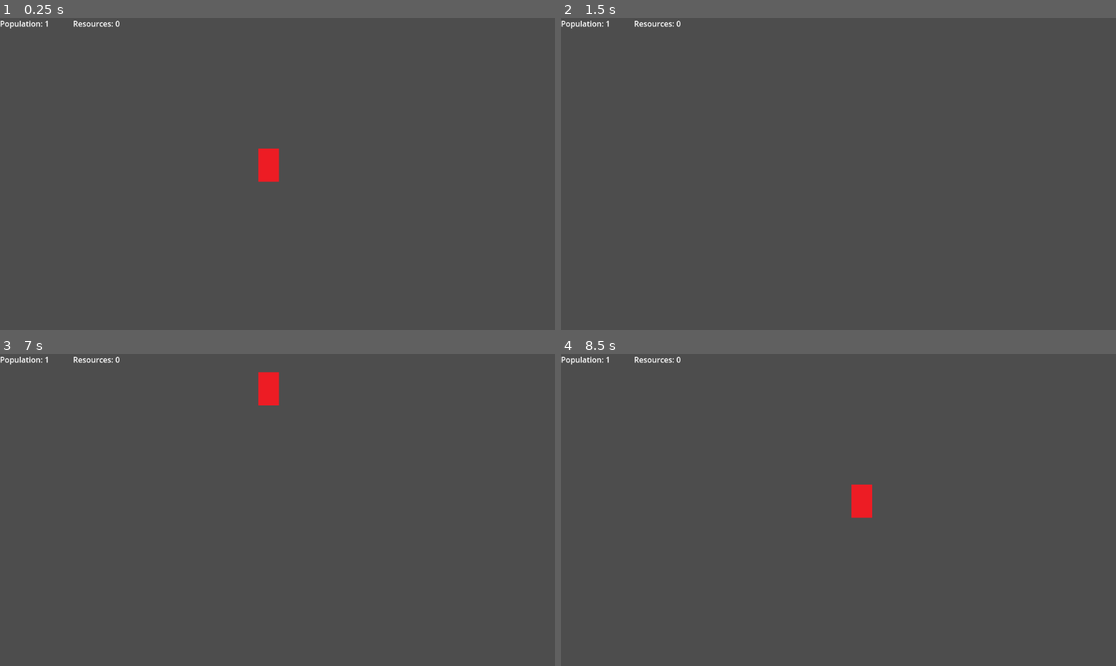
Above: before the commit, frames 1-4 (two rows, left to right).
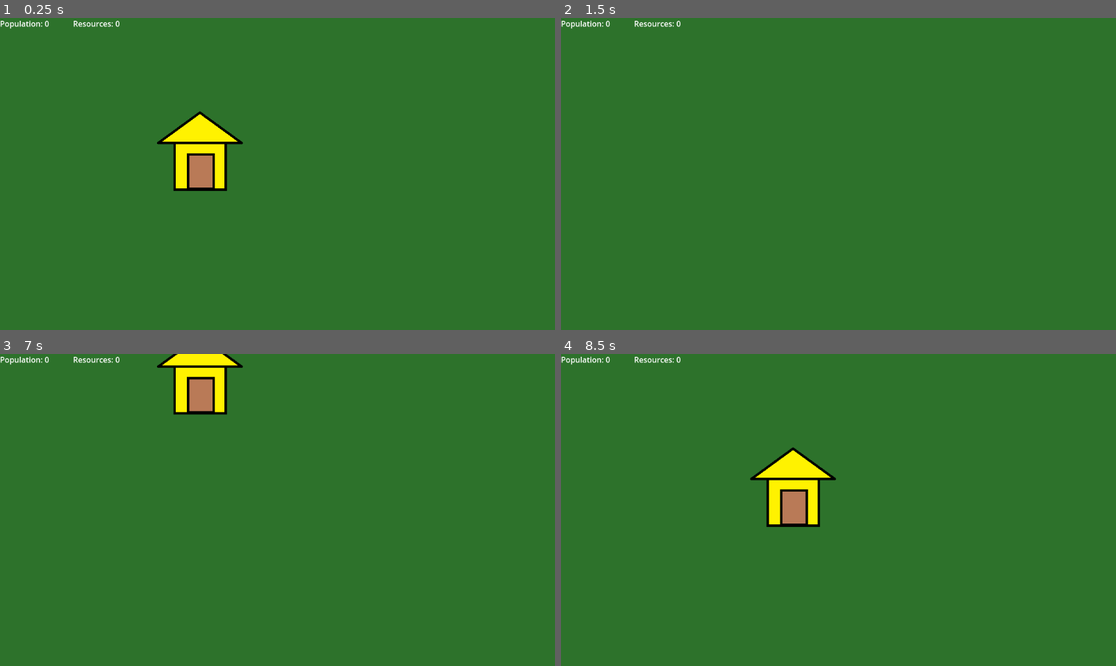
Above: after the commit, the same moments.

Repository: slowingwand28/Godot-Projects
Game: Godot game, scene res://World/world.tscn
The game is run twice, just before and just after one commit, with the same random seed, the same clock (stepped at 60 frames per second) and the same inputs. The project has no main scene, so this scene is started directly.
Inputs (mouse positions are in pixels of both pictures, inside the frame that each line leads up to):
- Up to frame 1 (0.25 s): no input
- Up to frame 2 (1.5 s): tap Enter at 0.5 s; move the mouse to (960, 158) at 0.52 s; hold S (Camera Down) 0.53-1.28 s; tap A (Camera Left) at 0.8, 1.35 s; tap Space at 1.25 s; move the mouse to (727, 189) at 1.27 s
- Up to frame 3 (7 s): tap D (Camera Right) at 1.55, 5.3, 5.85 s; tap Enter at 2, 3.5 s; move the mouse to (333, 441) at 2.02 s; hold D (Camera Right) 2.03-2.78 s; tap W (Camera Up) at 2.3, 2.85, 6.05 s; tap Space at 2.75, 4.25 s; move the mouse to (249, 572) at 2.77 s; click (249, 572) at 3.05 s; move the mouse to (444, 556) at 3.52 s; press the mouse at (444, 556) at 3.53 s; tap S (Camera Down) at 3.8, 4.35 s; move the mouse to (111, 463) at 4.27 s; release the mouse at (111, 463) at 4.28 s; tap A (Camera Left) at 4.55 s; move the mouse to (305, 510) at 5.02 s; hold A (Camera Left) 5.03-5.78 s; move the mouse to (194, 432) at 5.77 s; move the mouse to (399, 494) at 6.52 s; hold W (Camera Up) from 6.53 s (still down); click (399, 494) at 6.8 s
- Up to frame 4 (8.5 s): move the mouse to (727, 525) at 7.27 s; release W (Camera Up) at 7.28 s; click (727, 525) at 7.35 s; tap S (Camera Down) at 7.55 s; move the mouse to (894, 441) at 8.02 s; hold Right mouse button (RightClick) from 8.03 s (still down); tap A (Camera Left) at 8.3 s

The runs differ from the first frame. In frame 1, 100% of the frame differs, in the area x 0-100%, y 0-100%; in frame 2, 100%; in frame 3, 100%; in frame 4, 100%.

Commit message:
created unit spawner and can click on individual units

Diff:
--- /dev/null
+++ b/rts-game/Faction1/Test unit spawner/unit_spawner.gd
@@ -0,0 +1,20 @@
+extends StaticBody2D
+
+var mouseEntered = false
+@onready var select = $Box
+var selected = false
+
+func _process(delta: float) -> void:
+	select.visible = selected
+
+func _input(event: InputEvent) -> void:
+	if (event.is_action_pressed("LeftClick")) and (mouseEntered == true):
+		selected = !selected
+		if selected == true:
+			Game.spawnUnit()
+
+func _on_mouse_entered() -> void:
+	mouseEntered = true
+
+func _on_mouse_exited() -> void:
+	mouseEntered = false
--- /dev/null
+++ b/rts-game/Faction1/Test unit spawner/unit_spawner.tscn
@@ -0,0 +1,39 @@
+[gd_scene load_steps=5 format=3 uid="uid://cd7a8u71o5lap"]
+
+[ext_resource type="Script" path="res://Faction1/Test unit spawner/unit_spawner.gd" id="1_qakxe"]
+[ext_resource type="Texture2D" uid="uid://qq1gn6ax56m0" path="res://Faction1/Test unit spawner/Test Building.png" id="1_repii"]
+
+[sub_resource type="RectangleShape2D" id="RectangleShape2D_hunp0"]
+size = Vector2(110.5, 101.5)
+
+[sub_resource type="StyleBoxFlat" id="StyleBoxFlat_2iig5"]
+bg_color = Color(0.6, 0.6, 0.6, 0)
+border_width_left = 10
+border_width_top = 10
+border_width_right = 10
+border_width_bottom = 10
+border_color = Color(0.180392, 0.239216, 0.878431, 1)
+border_blend = true
+
+[node name="Unit Spawner" type="StaticBody2D"]
+input_pickable = true
+script = ExtResource("1_qakxe")
+
+[node name="Sprite2D" type="Sprite2D" parent="."]
+position = Vector2(381, 212)
+texture = ExtResource("1_repii")
+
+[node name="CollisionShape2D" type="CollisionShape2D" parent="."]
+position = Vector2(377.75, 233.75)
+shape = SubResource("RectangleShape2D_hunp0")
+
+[node name="Box" type="Panel" parent="."]
+offset_left = 287.0
+offset_top = 118.0
+offset_right = 468.0
+offset_bottom = 285.0
+mouse_filter = 1
+theme_override_styles/panel = SubResource("StyleBoxFlat_2iig5")
+
+[connection signal="mouse_entered" from="." to="." method="_on_mouse_entered"]
+[connection signal="mouse_exited" from="." to="." method="_on_mouse_exited"]
--- a/rts-game/Faction1/Test unit/unit.gd
+++ b/rts-game/Faction1/Test unit/unit.gd
@@ -3,8 +3,9 @@
 @export var selected = false
 @onready var box = $Box
 @onready var target = position
+@export var speed = 200.0
 var follow_cursor = false
-var speed = 150.0
+var mouseEntered = false
 
 func _ready() -> void:
 	set_selected(selected)
@@ -15,6 +16,12 @@
 	box.visible = value
 
 func _input(event: InputEvent) -> void:
+	if (event.is_action_pressed("LeftClick")) and (mouseEntered == true):
+		if selected == false:
+			set_selected(true)
+		else:
+			set_selected(false)
+
 	if event.is_action_pressed("RightClick"):
 		follow_cursor = true
 	if event.is_action_released("RightClick"):
@@ -25,5 +32,11 @@
 		if selected:
 			target = get_global_mouse_position()
 	velocity = position.direction_to(target) * speed
-	if position.distance_to(target) > 15:
+	if position.distance_to(target) > 10:
 		move_and_slide()
+
+func _on_mouse_entered() -> void:
+	mouseEntered = true
+
+func _on_mouse_exited() -> void:
+	mouseEntered = false
--- a/rts-game/Faction1/Test unit/unit.tscn
+++ b/rts-game/Faction1/Test unit/unit.tscn
@@ -13,9 +13,10 @@
 border_width_right = 5
 border_width_bottom = 5
 border_color = Color(0.180392, 0.239216, 0.878431, 1)
-border_blend = true
 
 [node name="Unit" type="CharacterBody2D" groups=["Friendly Units"]]
+y_sort_enabled = true
+input_pickable = true
 script = ExtResource("1_c62ov")
 
 [node name="CollisionShape2D" type="CollisionShape2D" parent="."]
@@ -25,8 +26,12 @@
 texture = ExtResource("2_dnymg")
 
 [node name="Box" type="Panel" parent="."]
-offset_left = -22.0
-offset_top = -35.0
-offset_right = 22.0
-offset_bottom = 35.0
+offset_left = -24.0
+offset_top = -37.0
+offset_right = 24.0
+offset_bottom = 37.0
+mouse_filter = 1
 theme_override_styles/panel = SubResource("StyleBoxFlat_rt8jy")
+
+[connection signal="mouse_entered" from="." to="." method="_on_mouse_entered"]
+[connection signal="mouse_exited" from="." to="." method="_on_mouse_exited"]
--- a/rts-game/Game/Game.gd
+++ b/rts-game/Game/Game.gd
@@ -2,3 +2,11 @@
 
 var friendly_pop = 0
 var resorces = 0
+
+@onready var spawner = preload("res://Game/Menus/spawn_menu.tscn")
+
+
+func spawnUnit():
+	var path = get_tree().get_root().get_node("World/UI")
+	var spawnMenu = spawner.instantiate()
+	path.add_child(spawnMenu)
--- /dev/null
+++ b/rts-game/Game/Menus/spawn_menu.gd
@@ -0,0 +1,19 @@
+extends Node2D
+
+@onready var unit = preload("res://Faction1/Test unit/unit.tscn")
+var housePos = Vector2(300,300)
+
+func _on_yes_pressed() -> void:
+	var randomPosX = randi_range(-50, 50)
+	var randomPosY = randi_range(-50, 50)
+
+	var path = get_tree().get_root().get_node("World/Friendly Units")
+	var worldPath = get_tree().get_root().get_node("World")
+	var newUnit = unit.instantiate()
+	newUnit.position = housePos + Vector2(randomPosX, randomPosY)
+	path.add_child(newUnit)
+	worldPath.get_units()
+
+
+func _on_no_pressed() -> void:
+	queue_free()
--- /dev/null
+++ b/rts-game/Game/Menus/spawn_menu.tscn
@@ -0,0 +1,42 @@
+[gd_scene load_steps=3 format=3 uid="uid://6d6o4b8mi8v5"]
+
+[ext_resource type="Script" path="res://Game/Menus/spawn_menu.gd" id="1_37c02"]
+[ext_resource type="Texture2D" uid="uid://dalybkigwdeb4" path="res://Faction1/Test unit/unit-placeholder.png" id="1_ecgw7"]
+
+[node name="Spawn Menu" type="Node2D"]
+script = ExtResource("1_37c02")
+
+[node name="Panel" type="Panel" parent="."]
+offset_left = 200.0
+offset_top = 72.0
+offset_right = 768.0
+offset_bottom = 384.0
+
+[node name="Label" type="Label" parent="."]
+offset_left = 432.0
+offset_top = 104.0
+offset_right = 528.0
+offset_bottom = 127.0
+text = "Spawn Unit?"
+
+[node name="Yes" type="Button" parent="."]
+offset_left = 272.0
+offset_top = 296.0
+offset_right = 384.0
+offset_bottom = 352.0
+text = "Yes"
+
+[node name="No" type="Button" parent="."]
+offset_left = 576.0
+offset_top = 296.0
+offset_right = 688.0
+offset_bottom = 352.0
+text = "No"
+
+[node name="Placeholder Sprite" type="Sprite2D" parent="."]
+position = Vector2(480, 216)
+scale = Vector2(2, 2)
+texture = ExtResource("1_ecgw7")
+
+[connection signal="pressed" from="Yes" to="." method="_on_yes_pressed"]
+[connection signal="pressed" from="No" to="." method="_on_no_pressed"]
--- a/rts-game/World/camera.gd
+++ b/rts-game/World/camera.gd
@@ -65,15 +65,11 @@
 	var panAmount = Vector2.ZERO
 	if Input.is_action_pressed("Camera Right"):
 		panAmount.x += 1
-		print("D")
 	if Input.is_action_pressed("Camera Left"):
 		panAmount.x -= 1
-		print("A")
 	if Input.is_action_pressed("Camera Up"):
 		panAmount.y -= 1
-		print("W")
 	if Input.is_action_pressed("Camera Down"):
 		panAmount.y += 1
-		print("S")
 	panAmount = panAmount.normalized()
 	position += panAmount * delta * panSpeed * (1 / zoom.x)
--- a/rts-game/World/world.gd
+++ b/rts-game/World/world.gd
@@ -1,7 +1,12 @@
 extends Node2D
 
-@onready var friendly_units = get_tree().get_nodes_in_group("Friendly Units")
+var friendly_units = []
 
+func _ready() -> void:
+	get_units()
+
+func get_units():
+	friendly_units = get_tree().get_nodes_in_group("Friendly Units")
 
 func _on_camera_area_selected(start, end) -> void:
 	var area = []
--- a/rts-game/World/world.tscn
+++ b/rts-game/World/world.tscn
@@ -3,10 +3,22 @@
 [ext_resource type="Script" path="res://World/camera.gd" id="1_6jbkn"]
 [ext_resource type="Script" path="res://World/world.gd" id="1_44d2v"]
 [ext_resource type="PackedScene" uid="uid://b2nkq8fra0k8y" path="res://Game/UI/ui.tscn" id="1_yla30"]
-[ext_resource type="PackedScene" uid="uid://q8co5f0wnjhm" path="res://Faction1/Test unit/unit.tscn" id="2_hotw8"]
+[ext_resource type="PackedScene" uid="uid://cd7a8u71o5lap" path="res://Faction1/Test unit spawner/unit_spawner.tscn" id="5_g0qk1"]
 
 [node name="World" type="Node2D"]
+y_sort_enabled = true
 script = ExtResource("1_44d2v")
+
+[node name="Background" type="CanvasLayer" parent="."]
+layer = -2
+
+[node name="ColorRect" type="ColorRect" parent="Background"]
+offset_left = -59.0
+offset_top = -68.0
+offset_right = 1201.0
+offset_bottom = 710.0
+mouse_filter = 1
+color = Color(0.177237, 0.445823, 0.169808, 1)
 
 [node name="Camera" type="Camera2D" parent="."]
 position = Vector2(577, 324)
@@ -14,7 +26,10 @@
 
 [node name="UI" parent="." instance=ExtResource("1_yla30")]
 
-[node name="Unit" parent="." instance=ExtResource("2_hotw8")]
-position = Vector2(559, 306)
+[node name="Friendly Units" type="Node2D" parent="."]
+y_sort_enabled = true
+
+[node name="Unit Spawner" parent="." instance=ExtResource("5_g0qk1")]
+position = Vector2(38, 75)
 
 [connection signal="area_selected" from="Camera" to="." method="_on_camera_area_selected"]
Binary file added: rts-game/Faction1/Test unit spawner/Test Building.png
Not shown, added: rts-game/Faction1/Test unit spawner/Test Building.png.import
